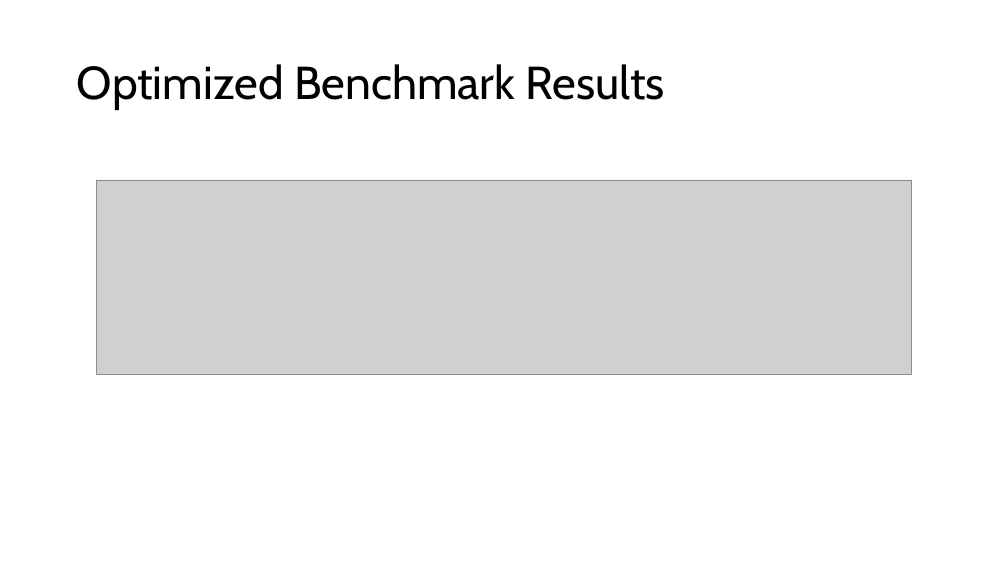
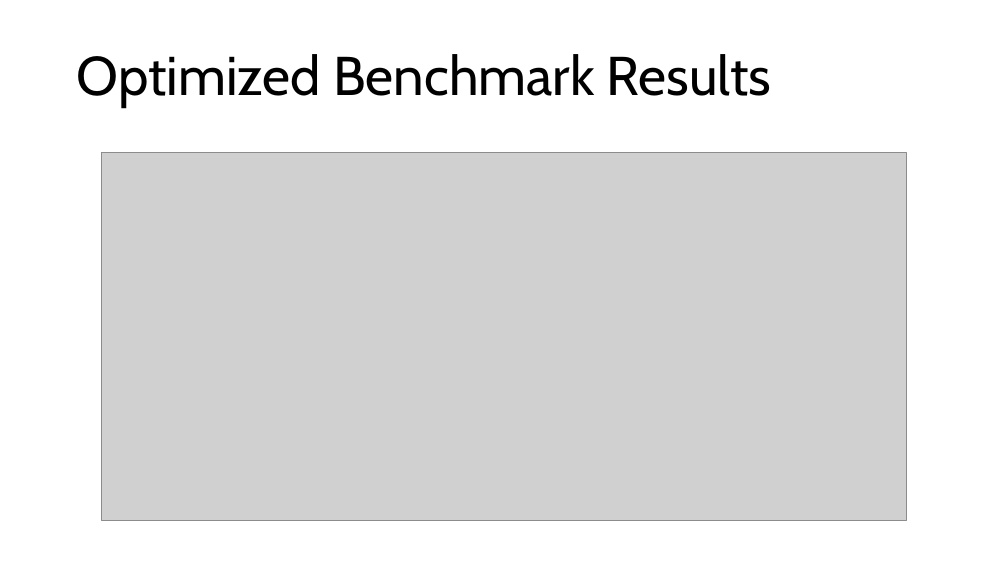
Before and after one commit to Dorknafo7/HW-SW-Co-Design-Project, a slide deck: slide 14 of project_presentation.pptx (slide 16 before the commit). Drawn at 1008x567 pixels with LibreOffice and Linux fonts; fonts in the diff are those of the drawing; grey boxes stand for pictures. Boxes give left, top, right and bottom in pixels: in the first picture for what was removed or moved away, otherwise in the second. Text is boxed around its words. In the diff, an @@ line names an element or a change of style, - is before the commit and + after.

```diff
--- a/project_presentation.pptx
+++ b/project_presentation.pptx
@@ title "Optimized Benchmark Results": place and size @@
-title "Optimized Benchmark Results" at box(77, 64, 665, 110)
+title "Optimized Benchmark Results" at box(77, 54, 772, 107)
@@ title "Optimized Benchmark Results" at box(77, 54, 772, 107): size 44 to 52 pt @@
@@ picture: place and size @@
-picture at box(97, 180, 912, 374)
+picture at box(102, 153, 907, 521)
```
Also in this commit, not shown: 3 other slides changed, 1 slide added, 3 slides removed, 3 other files.
